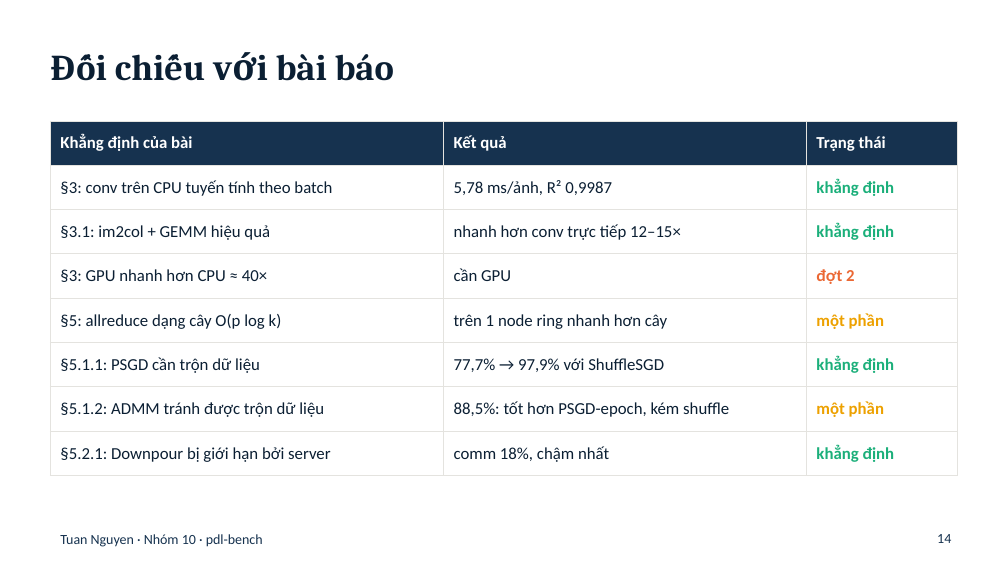
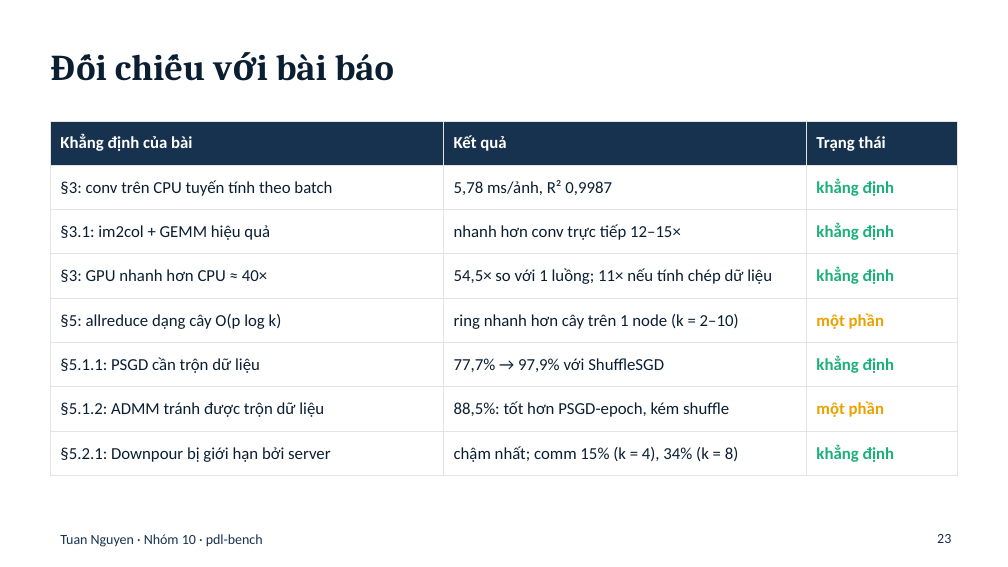
Before and after one commit to ducthinhh1002/High-Performance-Computing, a slide deck: slide 23 of tuannn/slides/tuannn-pdl-bench.pptx (slide 14 before the commit). Drawn at 1008x567 pixels with LibreOffice and Linux fonts; fonts in the diff are those of the drawing. Boxes give left, top, right and bottom in pixels: in the first picture for what was removed or moved away, otherwise in the second. Text is boxed around its words. In the diff, an @@ line names an element or a change of style, - is before the commit and + after.

Commit message:
Slide: thêm 9 slide đợt 2 (GPU, giao tiếp, scaling, lai, chiến lược, hai lỗi đo) và cập nhật slide cũ
Bảng đối chiếu bài báo, giới hạn và câu hỏi nghiên cứu cập nhật theo kết quả đợt 2. Hình đợt 2 là
ảnh từ report/figures. Bỏ các a:pPr lặp trong đoạn văn của file gốc.

```diff
--- a/tuannn/slides/tuannn-pdl-bench.pptx
+++ b/tuannn/slides/tuannn-pdl-bench.pptx
@@ table at (50,121,958,466) @@
-row 4, column 2: cần GPU
+row 4, column 2: 54,5× so với 1 luồng; 11× nếu tính chép dữ liệu
-row 4, column 3: đợt 2
+row 4, column 3: khẳng định
-row 5, column 2: trên 1 node ring nhanh hơn cây
+row 5, column 2: ring nhanh hơn cây trên 1 node (k = 2–10)
-row 8, column 2: comm 18%, chậm nhất
+row 8, column 2: chậm nhất; comm 15% (k = 4), 34% (k = 8)
@@ page number at (937,534,951,543): text changed @@
-14
+23
```
Also in this commit, not shown: 10 other slides changed, 9 slides added.
